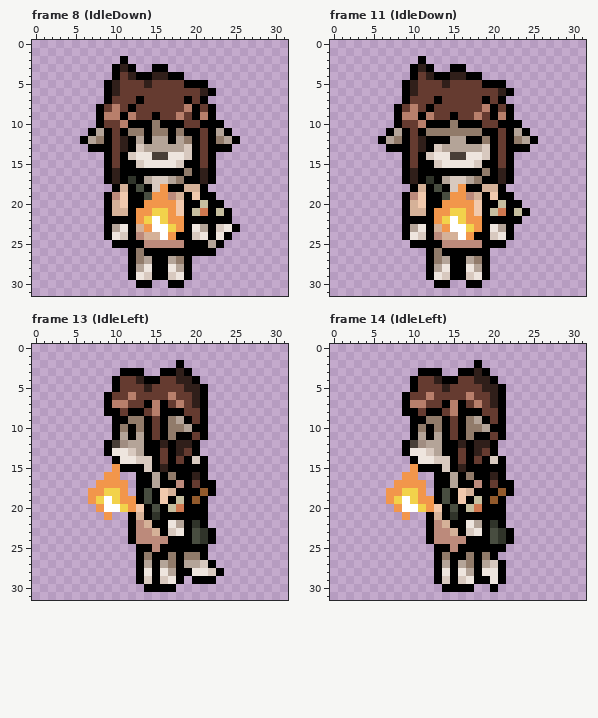
Two states of a pixel-art file, art/OV/Mira/Miraov.aseprite. This is how it looked before the edit.
32x32 pixels, 83 frames. Colours within 5 levels of each other are drawn and written as one. Shown: frame 8 (IdleDown), frame 11 (IdleDown), frame 13 (IdleLeft), frame 14 (IdleLeft). The commit also changed other frames, which this record leaves out.
The result:
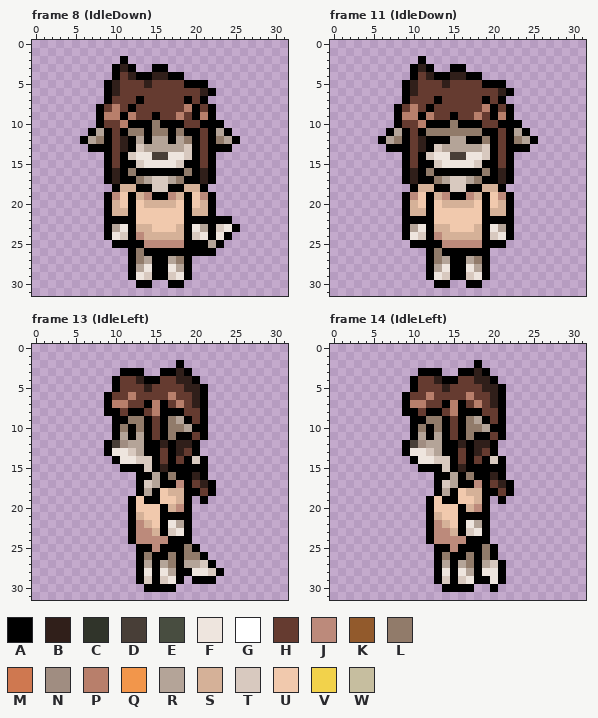
Palette (. is transparent): A #000000  B #301f1a  C #30342a  D #483e37  E #484d40  F #eee5de  G #ffffff  H #653b30  J #bc8a7b  K #925a2c  L #917b6a  M #cf7850  N #a08d81  P #b87f6b  Q #f2964b  R #b4a498  S #d5b198  T #d8c9bf  U #f1c9ad  V #f2d24b  W #c6be9f
Changes in this commit:
layer "Bag" now hidden
layer "Flame" now hidden
layer "Bandage" now hidden
layer "Axe" now hidden
Changed rows in their new state; - is an unchanged pixel.
Frame 8 (IdleDown):
first column x 12:
16 L------------
17 AL-----------
18 SA--T--------
19 -SJAA----J---
20 -USSSS--US-.-
21 -UUUUU--SS-..
22 -UUUUUU------
23 --SUUUS------
24 ----SSS------
Frame 11 (IdleDown):
first column x 12:
16 L------------
17 AL-----------
18 SA--T--------
19 -SJAA----J---
20 -USSSS--US-.-
21 -UUUUU--SS-..
22 -UUUUUU----.-
23 --SUUUS------
24 ----SSS------
Frame 13 (IdleLeft):
first column x 7:
15 ---.------------
16 --..------------
17 -....--T------B-
18 .....--R---S--H-
19 .....AUA--US-.--
20 -....A-UU-SJ-..-
21 --.----UU----..-
22 --------U----..-
23 -------------...
24 -------------...
25 ------------L-.-
Frame 14 (IdleLeft): the same change as frame 13 (IdleLeft)
Changed places in both pictures, as pixel boxes (x1, y1, x2, y2):
changed: (128, 168, 232, 240)
changed: (426, 168, 530, 240)
changed: (88, 464, 216, 552)
changed: (386, 464, 514, 552)
